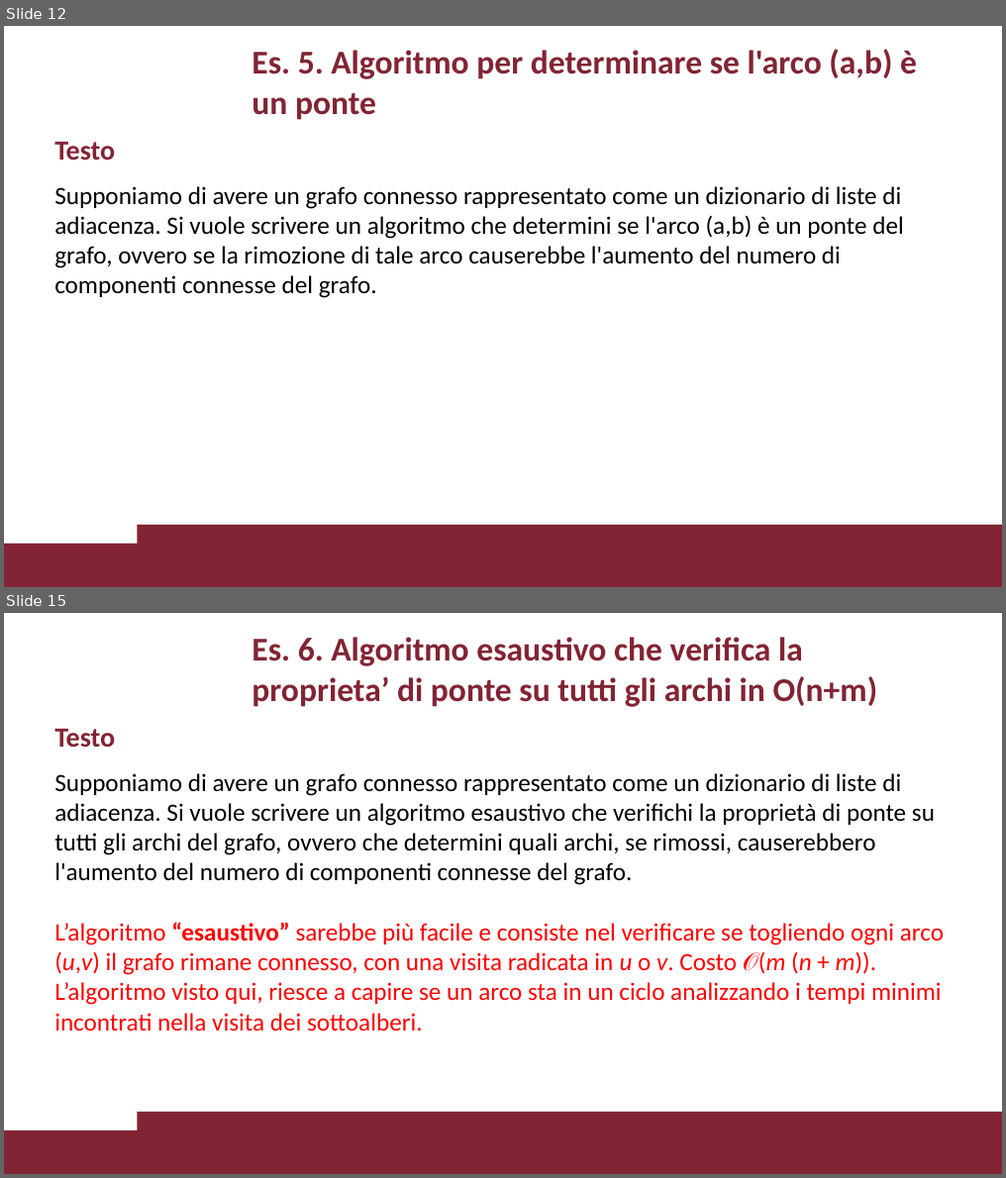
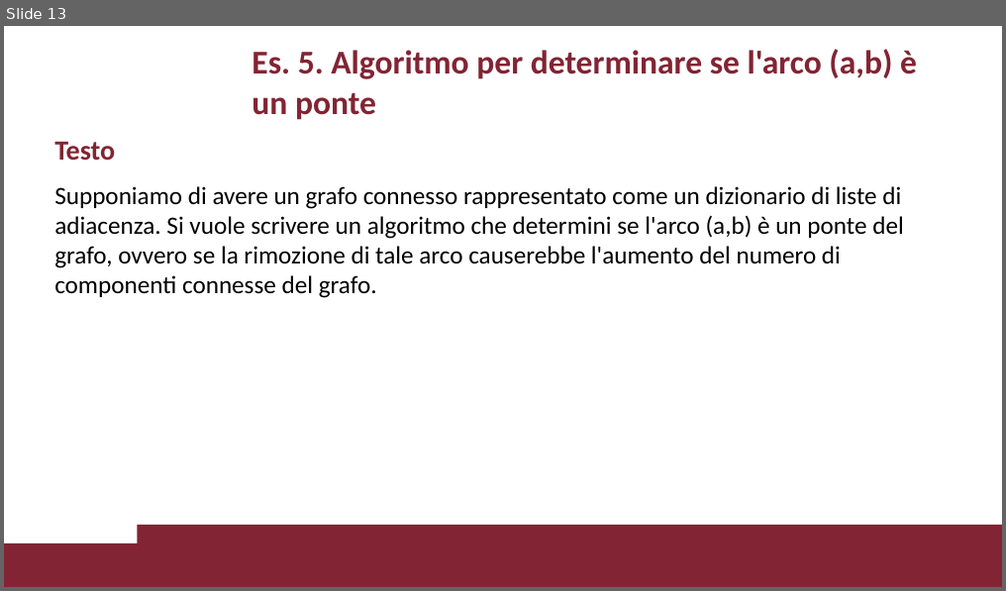
Before and after one commit to VincenzoImp/PDA, a slide deck: Esercitazione2/Esercitazione2.pptx. Shown one above the other, each under a label of ours: slides 12 and 15 before the commit, slide 13 after it; the slides between them are not shown. The pictures are 1006x1178 and 1006x591 pixels, drawn with LibreOffice and Linux fonts; fonts in the diff are those of the drawing; background and template pictures are left out. Boxes give left, top, right and bottom in pixels: in the first picture for what was removed or moved away, otherwise in the second. Text is boxed around its words. In the diff, an @@ line names an element or a change of style, - is before the commit and + after.

```diff
--- a/Esercitazione2/Esercitazione2.pptx
+++ b/Esercitazione2/Esercitazione2.pptx
@@ slide 15 removed at (4,613,1002,1174), background #FFFFFF; not listed: 2 template elements that a slide beside it also shows @@
@@ title removed at (252,637,878,707) @@
-Es. 6. Algoritmo esaustivo che verifica la proprieta’ di ponte su tutti gli archi in O(n+m)
@@ title removed at (54,729,115,747) @@
-Testo
@@ text removed at (54,773,944,1032) @@
-Supponiamo di avere un grafo connesso rappresentato come un dizionario di liste di adiacenza. Si vuole scrivere un algoritmo esaustivo che verifichi la proprietà di ponte su tutti gli archi del grafo, ovvero che determini quali archi, se rimossi, causerebbero l'aumento del numero di componenti connesse del grafo.
-L’algoritmo “esaustivo” sarebbe più facile e consiste nel verificare se togliendo ogni arco (u,v) il grafo rimane connesso, con una visita radicata in u o v. Costo 𝒪(m (n + m)).
-L’algoritmo visto qui, riesce a capire se un arco sta in un ciclo analizzando i tempi minimi incontrati nella visita dei sottoalberi.
@@ what was slide 12 is now slide 13 @@
```
Also in this commit, not shown: 6 slides changed, 3 slides added, 2 other slides removed, 2 other files.
